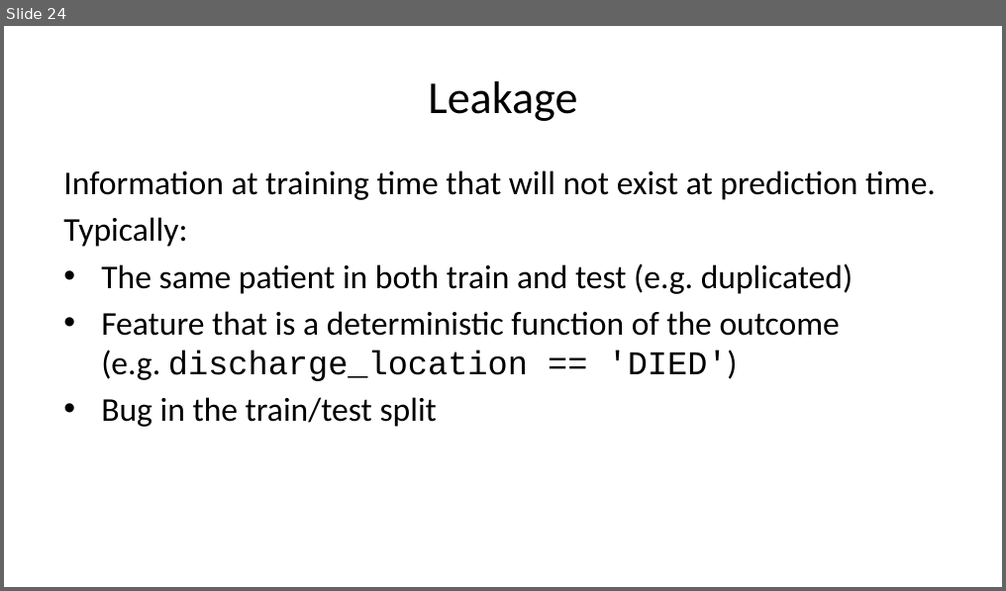
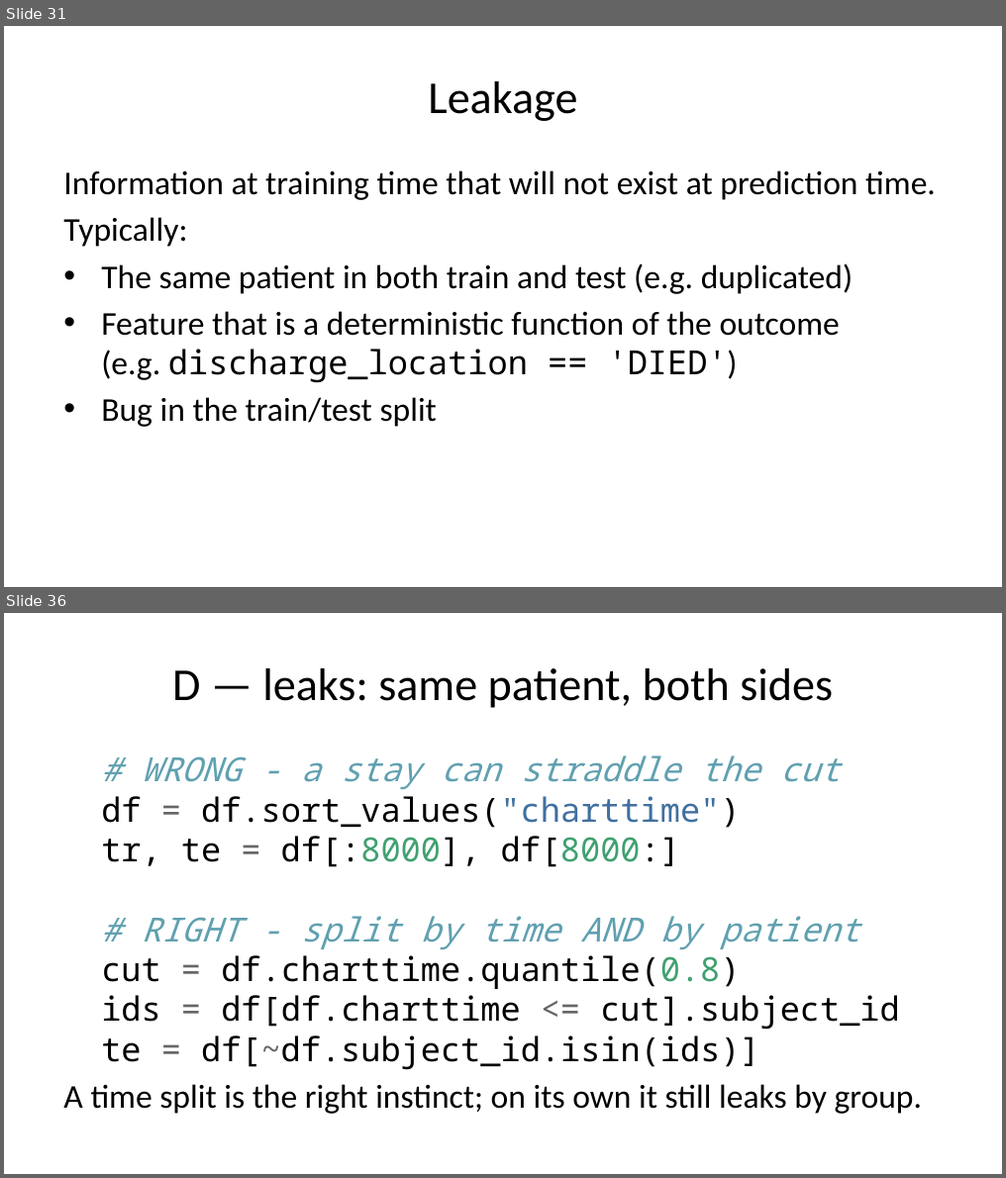
Before and after one commit to pauldubois98/AdcancedTopicsDataScience2026, a slide deck: Course01/slides.pptx. Shown one above the other, each under a label of ours: slide 24 before the commit, slides 31 and 36 after it; the slides between them are not shown. The pictures are 1006x591 and 1006x1178 pixels, drawn with LibreOffice and Linux fonts; fonts in the diff are those of the drawing. Boxes give left, top, right and bottom in pixels: in the first picture for what was removed or moved away, otherwise in the second. Text is boxed around its words. In the diff, an @@ line names an element or a change of style, - is before the commit and + after.

```diff
--- a/Course01/slides.pptx
+++ b/Course01/slides.pptx
@@ slide 36 added at (4,613,1002,1174), background #FFFFFF @@
@@ title added at (172,668,833,708), 33 pt, text #000000 @@
+D — leaks: same patient, both sides
@@ text added at (63,756,922,1114), 24 pt, text #000000 @@
+# WRONG - a stay can straddle the cut
+df = df.sort_values("charttime")
+tr, te = df[:8000], df[8000:]
+# RIGHT - split by time AND by patient
+cut = df.charttime.quantile(0.8)
+ids = df[df.charttime <= cut].subject_id
+te = df[~df.subject_id.isin(ids)]
+A time split is the right instinct; on its own it still leaks by group.
@@ what was slide 24 is now slide 31 @@
@@ slide 31 changed as well @@
@@ text "Information at training time that ..." at (63,171,936,427): font Courier New to Noto Sans Mono in "discharge_location == 'DIED')" @@
```
Also in this commit, not shown: 17 other slides changed, 14 other slides added, 1 other file.
